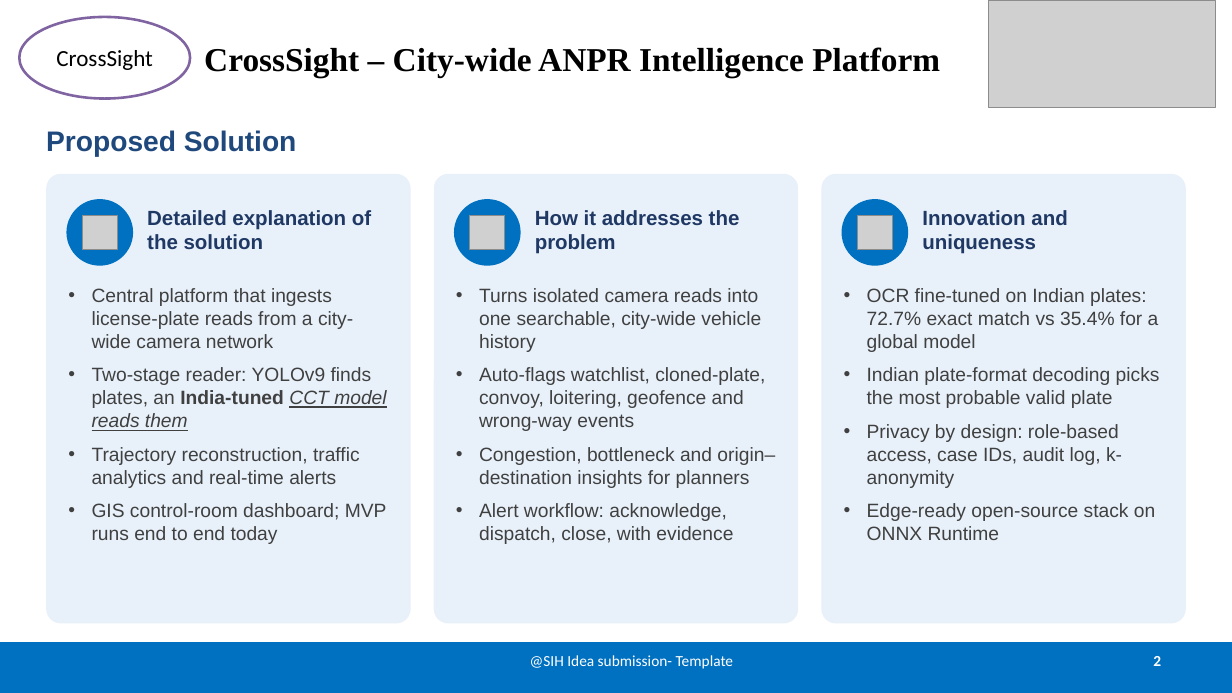
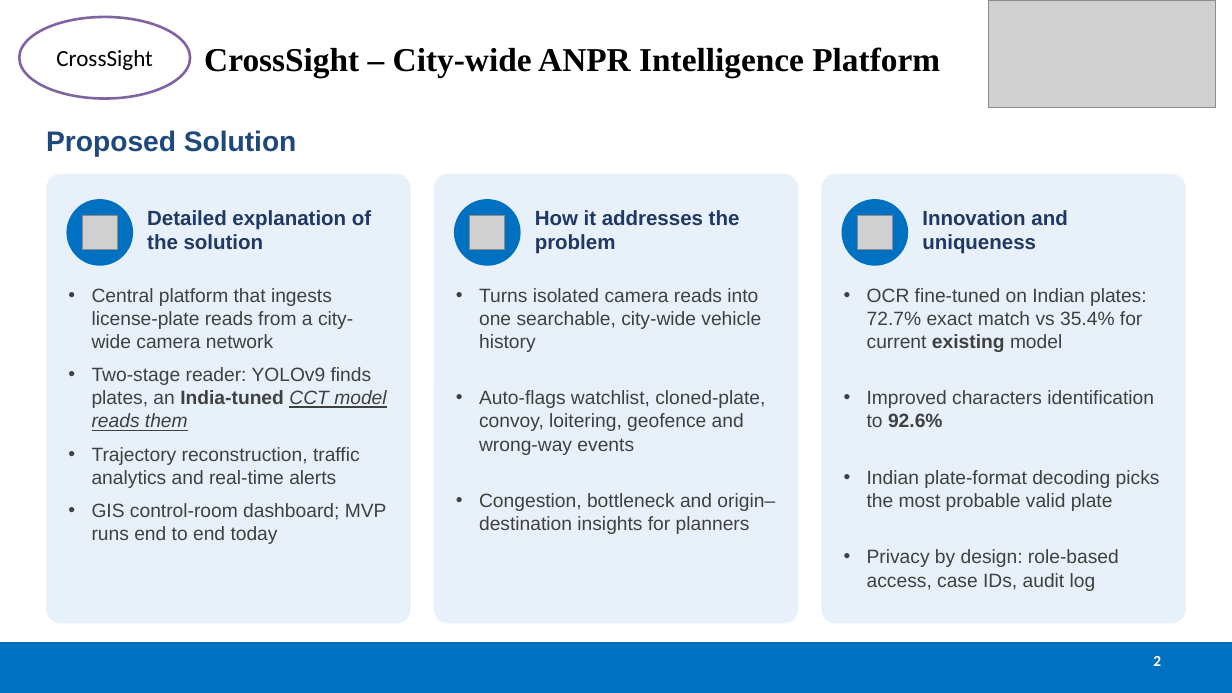
Before and after one commit to couder-04/CrossSight, a slide deck: slide 2 of CrossSight_SIH2026_Idea_PPT.pptx. Drawn at 1232x693 pixels with LibreOffice and Linux fonts; fonts in the diff are those of the drawing; grey boxes stand for pictures. Boxes give left, top, right and bottom in pixels: in the first picture for what was removed or moved away, otherwise in the second. Text is boxed around its words. In the diff, an @@ line names an element or a change of style, - is before the commit and + after.

```diff
--- a/CrossSight_SIH2026_Idea_PPT.pptx
+++ b/CrossSight_SIH2026_Idea_PPT.pptx
@@ text at <box>867,288,1154,427</box>: text changed @@
-• OCR fine-tuned on Indian plates: 72.7% exact match vs 35.4% for a global model
+• OCR fine-tuned on Indian plates: 72.7% exact match vs 35.4% for current existing model
+• Improved characters identification to 92.6%
@@ text at <box>479,503,733,544</box>: paragraph removed @@
-• Alert workflow: acknowledge, dispatch, close, with evidence
@@ text at <box>867,549,1119,591</box>: text changed @@
-• Privacy by design: role-based access, case IDs, audit log, k-anonymity
-• Edge-ready open-source stack on ONNX Runtime
+• Privacy by design: role-based access, case IDs, audit log
@@ text removed at <box>530,655,734,669</box> @@
-@SIH Idea submission- Template
```
Also in this commit, not shown: 5 other slides changed.
